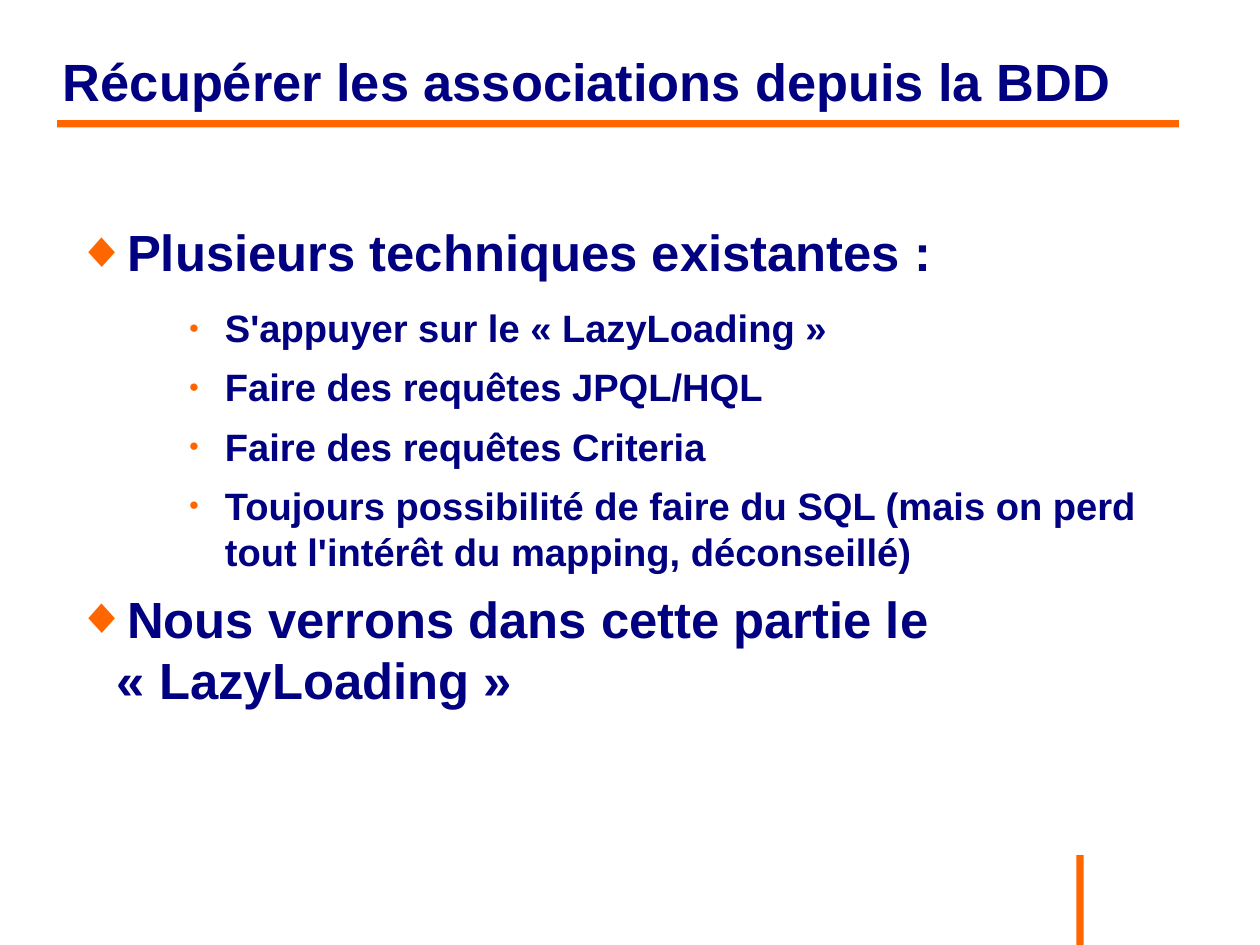
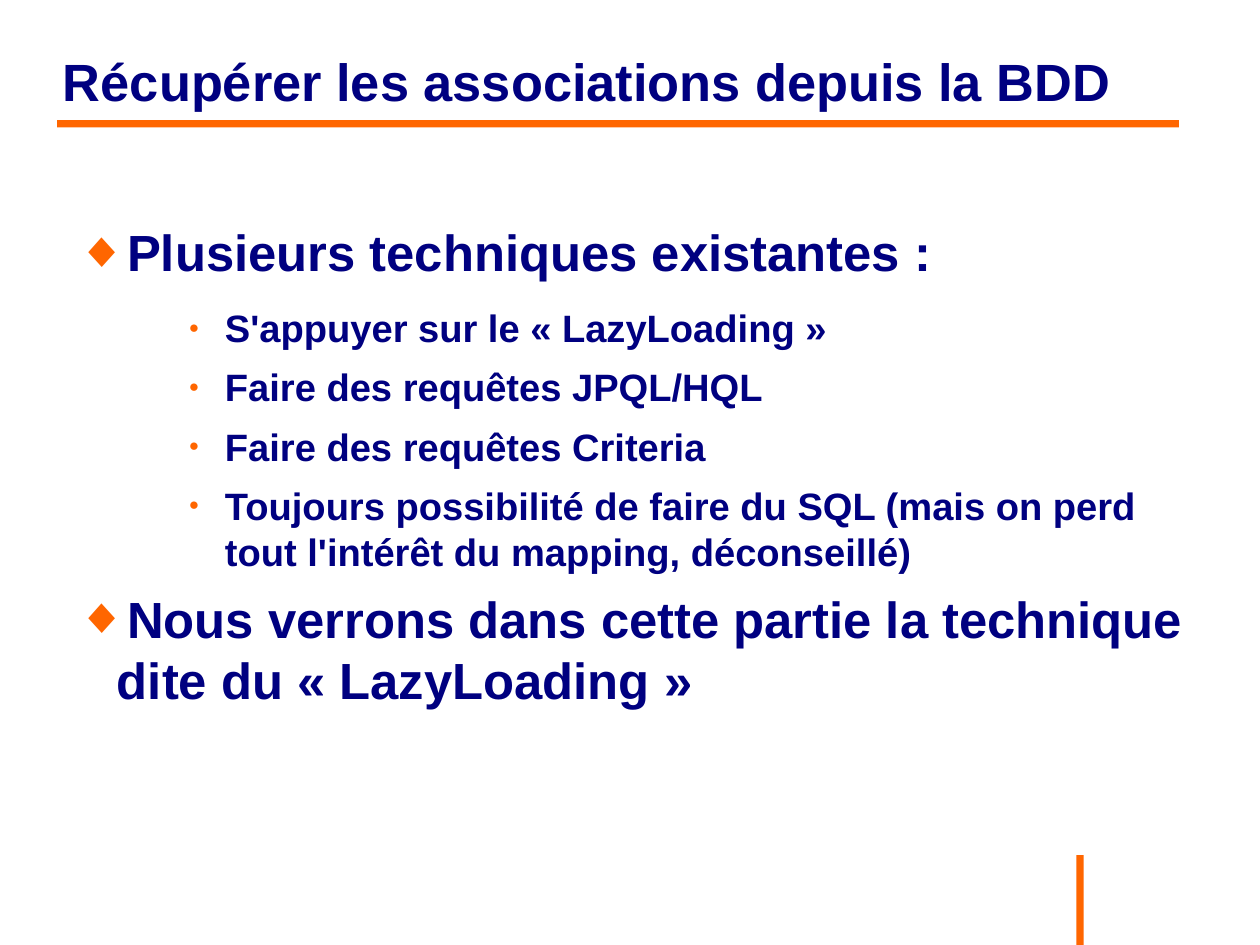
Before and after one commit to philphils/formation-hibernate-basique, a slide deck: slide 94 of Documentation/diapo_formation_hibernate.odp (slide 92 before the commit). Drawn at 1260x945 pixels with LibreOffice and Linux fonts; fonts in the diff are those of the drawing; background and template pictures are left out. Boxes give left, top, right and bottom in pixels: in the first picture for what was removed or moved away, otherwise in the second. Text is boxed around its words. In the diff, an @@ line names an element or a change of style, - is before the commit and + after.

Commit message:
MàJ diapo partie 6

```diff
--- a/Documentation/diapo_formation_hibernate.odp
+++ b/Documentation/diapo_formation_hibernate.odp
@@ text at [117,601,1182,709]: text changed @@
-◆ Nous verrons dans cette partie le « LazyLoading »
+◆ Nous verrons dans cette partie la technique dite du « LazyLoading »
```
Also in this commit, not shown: 6 other slides changed, 6 slides added.
